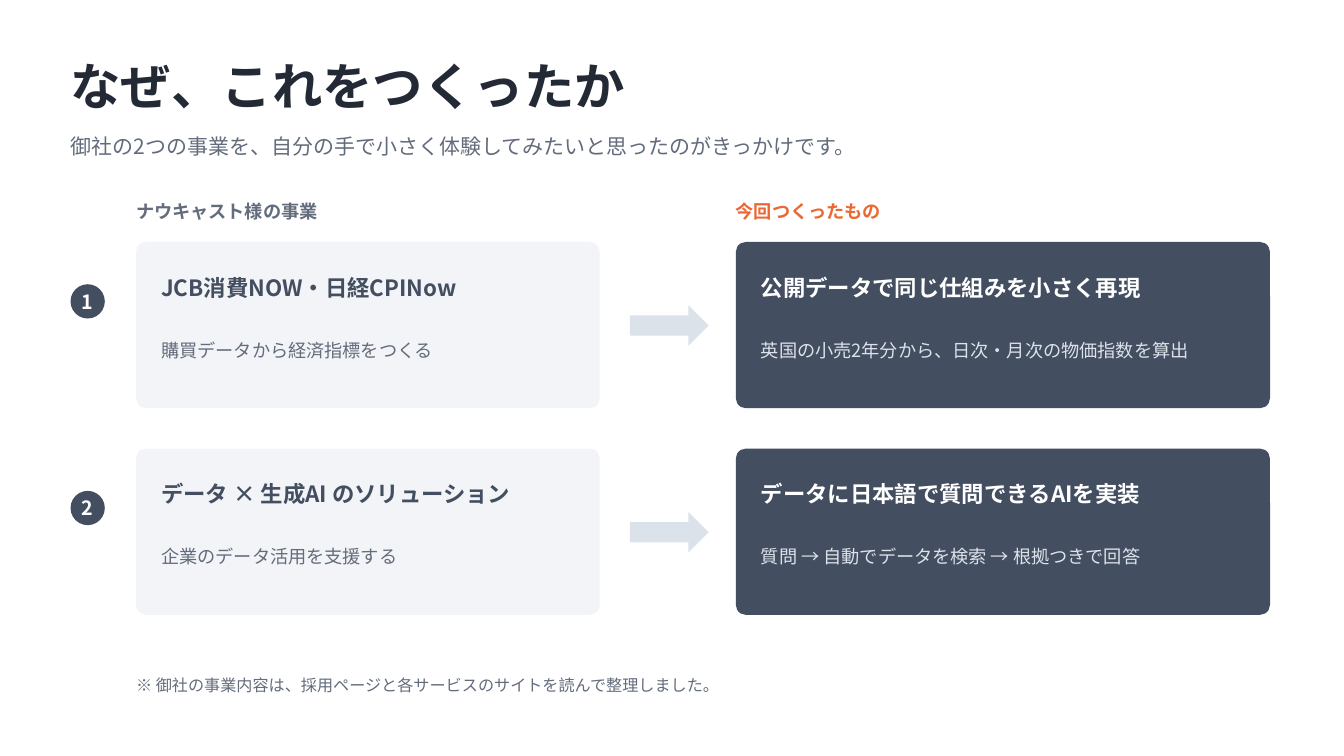
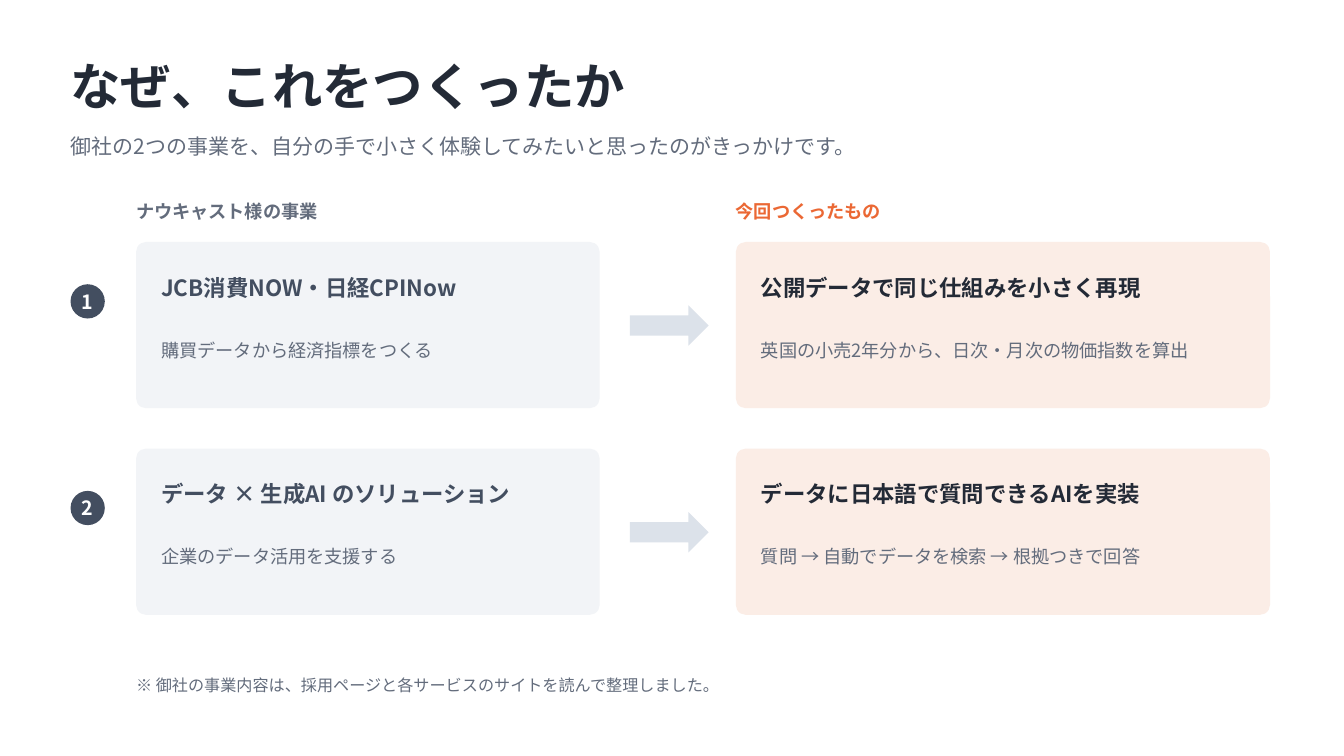
Before and after one commit to Calista0429/mini-nowcast, a slide deck: slide 2 of docs/mini-nowcast-intro.pptx. Drawn at 1344x756 pixels with LibreOffice and Linux fonts; fonts in the diff are those of the drawing. Boxes give left, top, right and bottom in pixels: in the first picture for what was removed or moved away, otherwise in the second. Text is boxed around its words. In the diff, an @@ line names an element or a change of style, - is before the commit and + after.

```diff
--- a/docs/mini-nowcast-intro.pptx
+++ b/docs/mini-nowcast-intro.pptx
@@ rounded rectangle at [736,242,1270,408]: fill #434E60 to #FBEDE6 @@
@@ text "公開データで同じ仕組みを小さく再現" at [761,277,1140,298]: text colour #FFFFFF to #232A36 @@
@@ text "英国の小売2年分から、日次・月次の物価指数を算出" at [761,341,1189,359]: text colour #DCE2EA to #636C7C @@
@@ rounded rectangle at [736,449,1270,615]: fill #434E60 to #FBEDE6 @@
@@ text "データに日本語で質問できるAIを実装" at [761,483,1140,504]: text colour #FFFFFF to #232A36 @@
@@ text "質問 → 自動でデータを検索 → 根拠つきで回答" at [761,547,1140,565]: text colour #DCE2EA to #636C7C @@
```
Also in this commit, not shown: 2 other slides changed, 3 other files.
